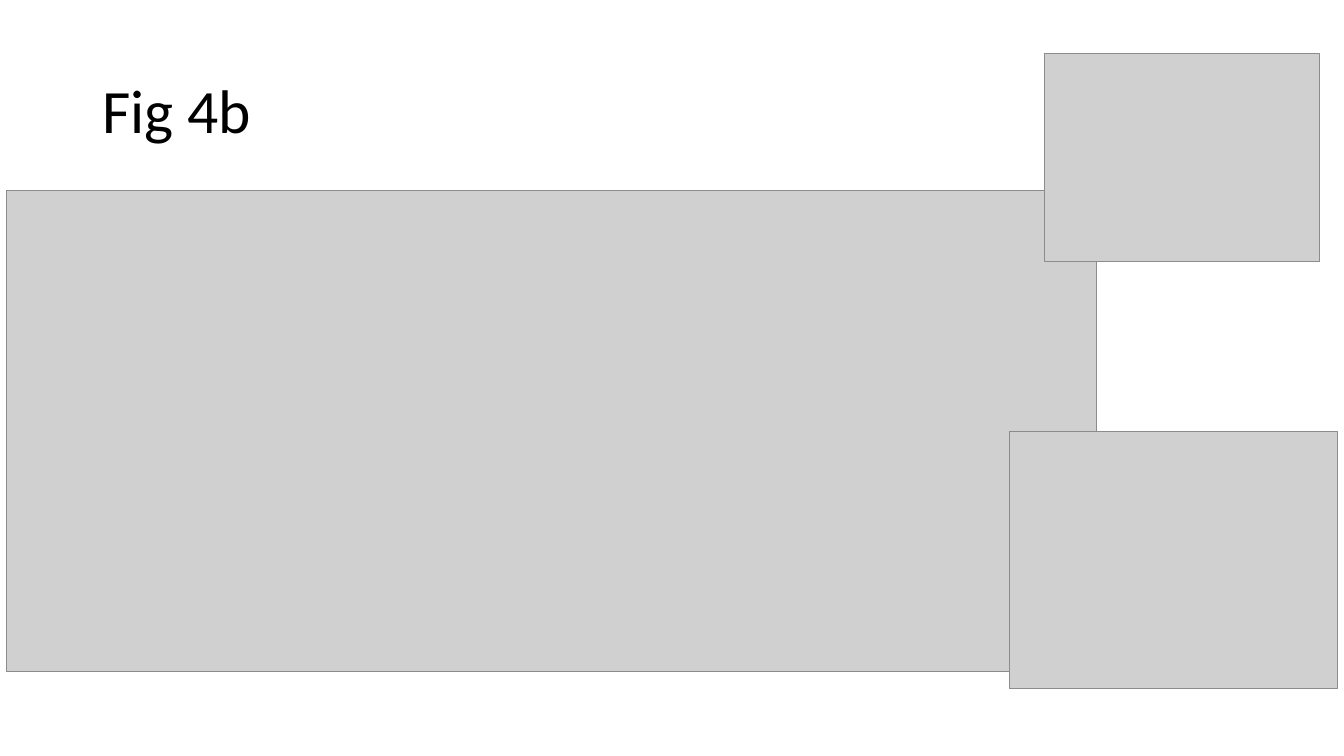
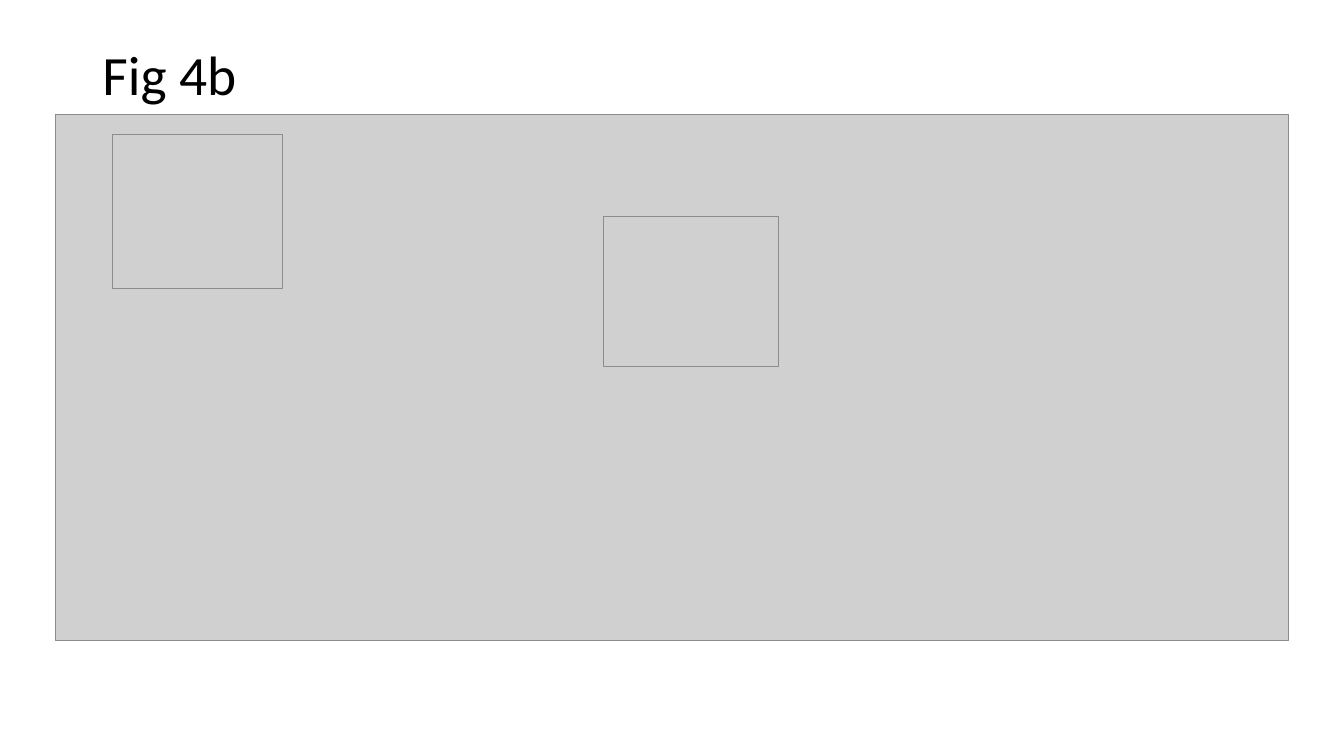
Before and after one commit to ncats/scaffoldanalytics, a slide deck: slide 7 of pres/Scaffold analytics figures to modify with chemical structures.pptx. Drawn at 1344x756 pixels with LibreOffice and Linux fonts; fonts in the diff are those of the drawing; grey boxes stand for pictures. Boxes give left, top, right and bottom in pixels: in the first picture for what was removed or moved away, otherwise in the second. Text is boxed around its words. In the diff, an @@ line names an element or a change of style, - is before the commit and + after.

```diff
--- a/pres/Scaffold analytics figures to modify with chemical structures.pptx
+++ b/pres/Scaffold analytics figures to modify with chemical structures.pptx
@@ title "Fig 4b" at [102,56,236,105]: size 44 to 39.6 pt @@
@@ picture: place and size @@
-picture at [7,191,1097,673]
+picture at [55,115,1290,641]
@@ picture: place and size @@
-picture at [1010,432,1338,689]
+picture at [113,134,282,288]
@@ picture: place and size @@
-picture at [1045,53,1320,261]
+picture at [603,217,778,367]
```
Also in this commit, not shown: 1 other slide changed, 1 slide added, 3 other files.
